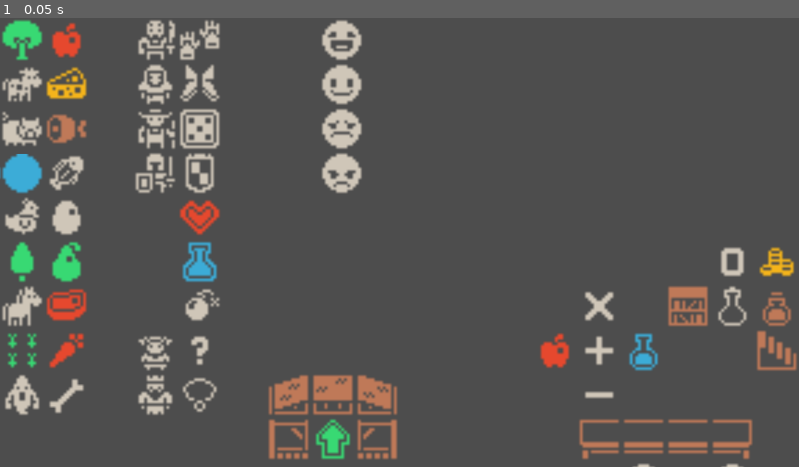
Above: before the commit, frame 1.
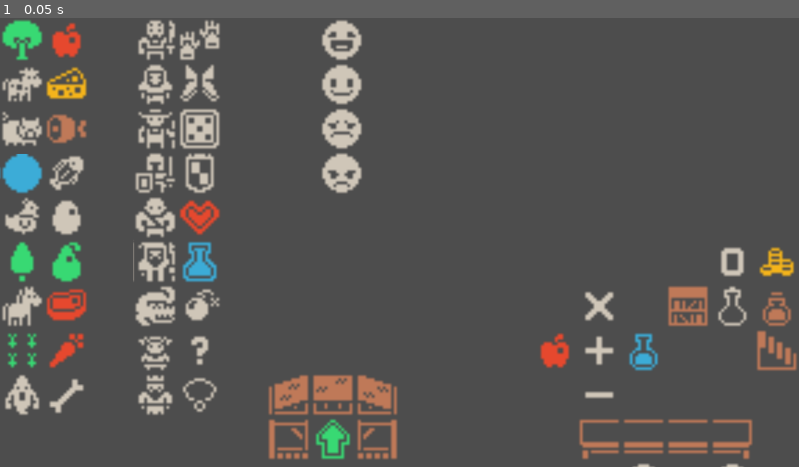
Above: after the commit, the same moment.

Repository: nagolyhprum/last-drop-brewery
Game: Godot game, scene res://main.tscn
Two runs of this game, one before a commit and one after it. Both use one fixed random seed, a clock stepped at 60 frames per second and the inputs below.
Inputs:
- Up to frame 1 (0.05 s): no input

The runs differ from the first frame. In frame 1, 0.9% of the frame differs, in the area x 16-23%, y 39-69%.

Commit message:
add final characters

Diff:
--- /dev/null
+++ b/Characters/Barbarian.tscn
@@ -0,0 +1,9 @@
+[gd_scene load_steps=2 format=3 uid="uid://bwnoqqbqn1k80"]
+
+[ext_resource type="Texture2D" uid="uid://c1a8r1t8ojjla" path="res://Images/colored-transparent_packed.png" id="1_vetp0"]
+
+[node name="Barbarian" type="Sprite2D"]
+texture = ExtResource("1_vetp0")
+centered = false
+region_enabled = true
+region_rect = Rect2(400, 144, 16, 16)
--- /dev/null
+++ b/Characters/Enemy.tscn
@@ -0,0 +1,9 @@
+[gd_scene load_steps=2 format=3 uid="uid://bxxv63k3divtq"]
+
+[ext_resource type="Texture2D" uid="uid://c1a8r1t8ojjla" path="res://Images/colored-transparent_packed.png" id="1_1oqew"]
+
+[node name="Enemy" type="Sprite2D"]
+texture = ExtResource("1_1oqew")
+centered = false
+region_enabled = true
+region_rect = Rect2(464, 128, 16, 16)
--- /dev/null
+++ b/Characters/Mage.tscn
@@ -0,0 +1,9 @@
+[gd_scene load_steps=2 format=3 uid="uid://cjuy8pqox6wr7"]
+
+[ext_resource type="Texture2D" uid="uid://c1a8r1t8ojjla" path="res://Images/colored-transparent_packed.png" id="1_topdj"]
+
+[node name="Mage" type="Sprite2D"]
+texture = ExtResource("1_topdj")
+centered = false
+region_enabled = true
+region_rect = Rect2(384, 16, 16, 16)
--- a/main.tscn
+++ b/main.tscn
@@ -38,6 +38,9 @@
 [ext_resource type="PackedScene" uid="uid://cmq5828jm2e8a" path="res://Characters/Soldier.tscn" id="36_come4"]
 [ext_resource type="PackedScene" uid="uid://bbfdheig4g0bt" path="res://Characters/Warrior.tscn" id="37_h8e4i"]
 [ext_resource type="PackedScene" uid="uid://om7pw4cn3e45" path="res://Characters/Rogue.tscn" id="38_b1qrp"]
+[ext_resource type="PackedScene" uid="uid://cjuy8pqox6wr7" path="res://Characters/Mage.tscn" id="39_4lmeg"]
+[ext_resource type="PackedScene" uid="uid://bwnoqqbqn1k80" path="res://Characters/Barbarian.tscn" id="40_0cp0l"]
+[ext_resource type="PackedScene" uid="uid://bxxv63k3divtq" path="res://Characters/Enemy.tscn" id="41_d2t1y"]
 
 [sub_resource type="TileSetAtlasSource" id="TileSetAtlasSource_1u8w0"]
 texture = ExtResource("23_d13ii")
@@ -1253,3 +1256,12 @@
 
 [node name="Rogue" parent="Characters" instance=ExtResource("38_b1qrp")]
 offset = Vector2(48, 16)
+
+[node name="Mage" parent="Characters" instance=ExtResource("39_4lmeg")]
+offset = Vector2(48, 80)
+
+[node name="Barbarian" parent="Characters" instance=ExtResource("40_0cp0l")]
+offset = Vector2(48, 64)
+
+[node name="Enemy" parent="Characters" instance=ExtResource("41_d2t1y")]
+offset = Vector2(48, 96)
Not shown: 1 places in main.tscn that only renumber resources
